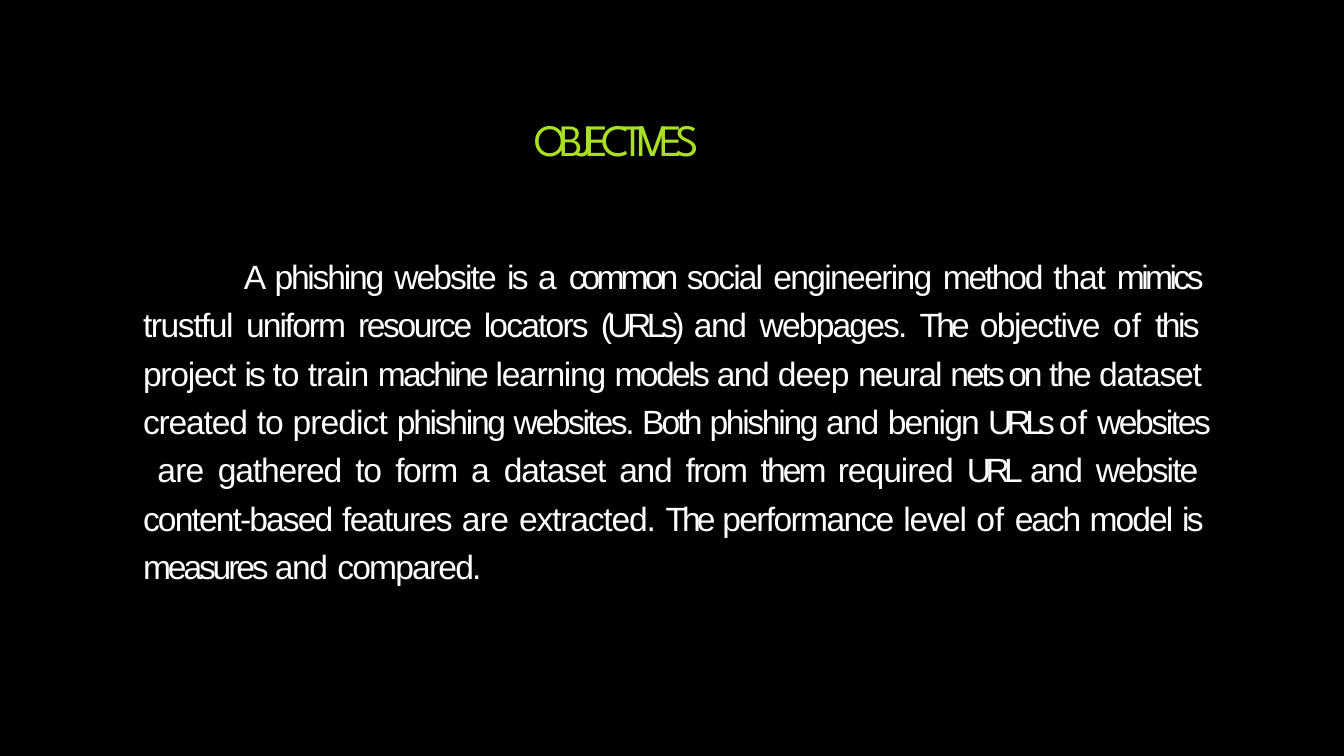
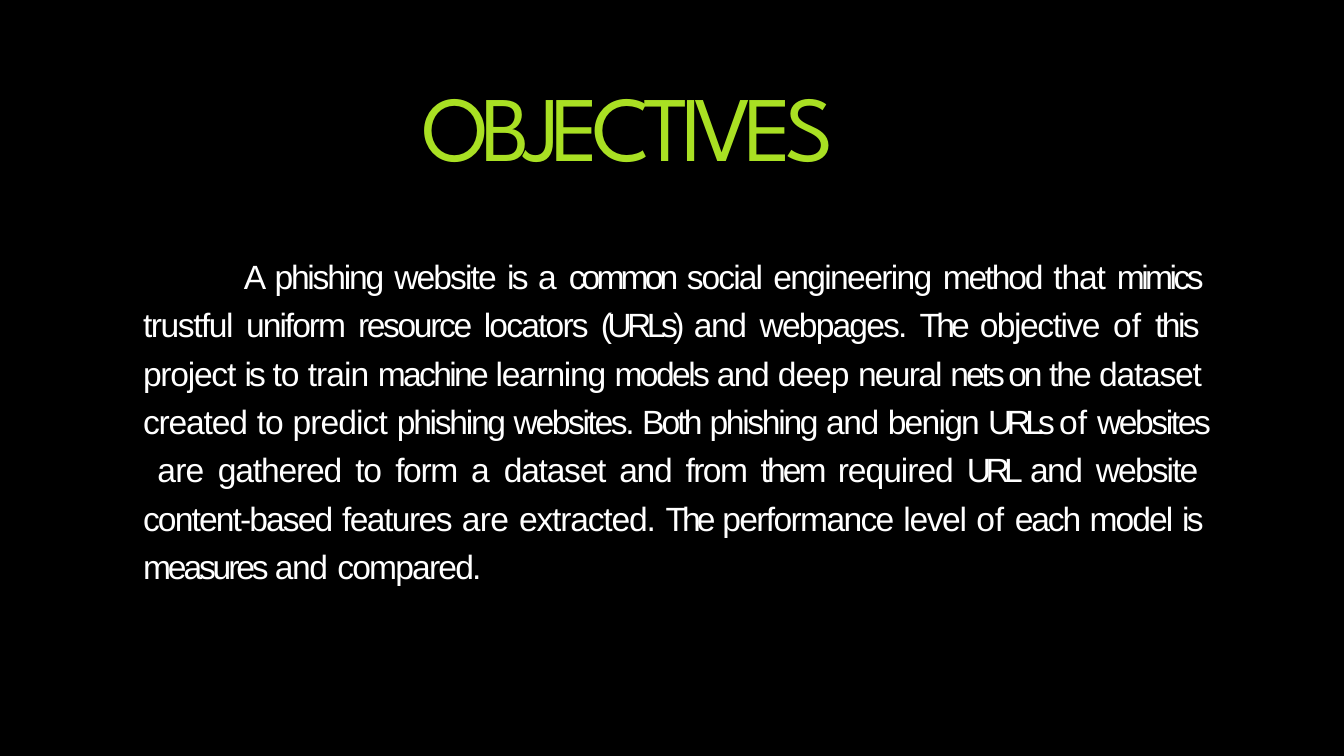
Before and after one commit to OvaizAli/Phishing-Website-Detection-by-Machine-Learning-Techniques, a slide deck: slide 3 of Phishing Website Detection by Machine Learning Techniques.pptx. Drawn at 1344x756 pixels with LibreOffice and Linux fonts; fonts in the diff are those of the drawing; background and template pictures are left out. Boxes give left, top, right and bottom in pixels: in the first picture for what was removed or moved away, otherwise in the second. Text is boxed around its words. In the diff, an @@ line names an element or a change of style, - is before the commit and + after.

```diff
--- a/Phishing Website Detection by Machine Learning Techniques.pptx
+++ b/Phishing Website Detection by Machine Learning Techniques.pptx
@@ title "OBJECTIVES": place and size @@
-title "OBJECTIVES" at bbox=[535, 126, 700, 157]
+title "OBJECTIVES" at bbox=[423, 99, 834, 162]
@@ title "OBJECTIVES" at bbox=[423, 99, 834, 162]: size 32 to 66 pt @@
```
Also in this commit, not shown: 11 other slides changed.
